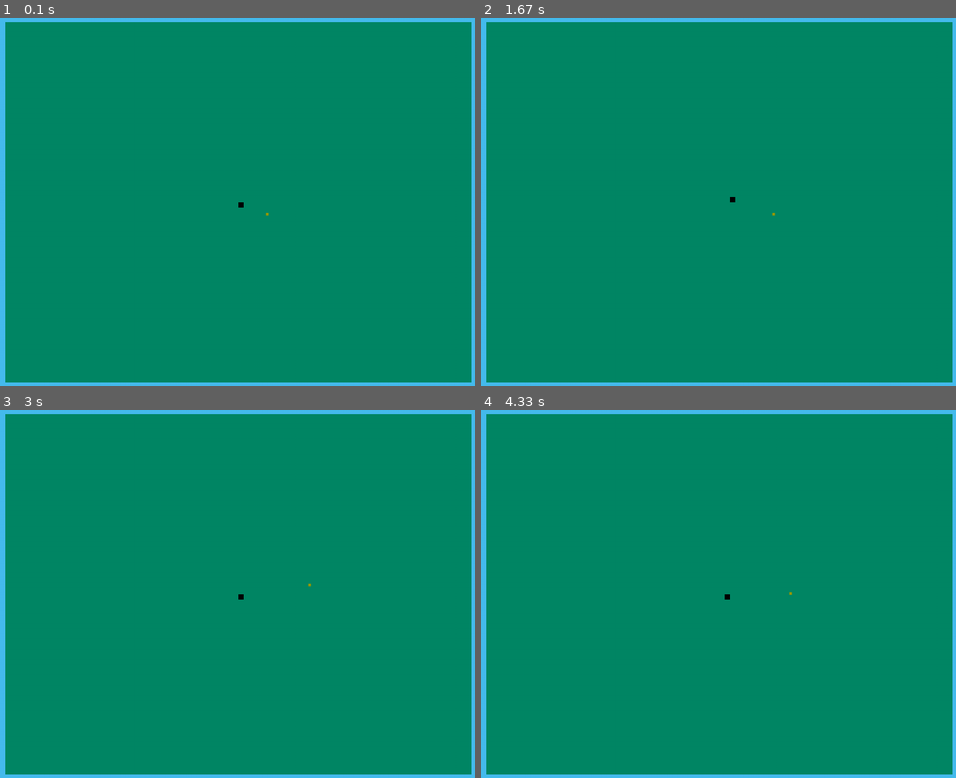
Above: before the commit, frames 1-4 (two rows, left to right).
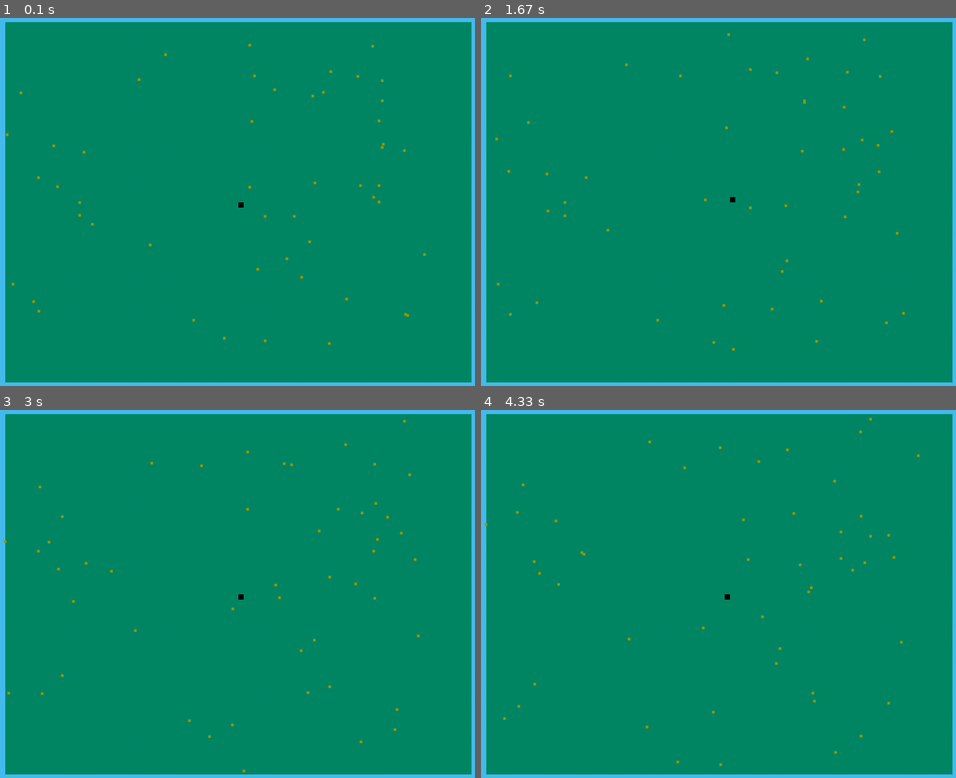
Above: after the commit, the same moments.

Repository: Kristiankaspersen/the-special-pygame
Game: pygame game, started from main.py
The game is run twice, just before and just after one commit, with the same random seed, the same clock (stepped at 60 frames per second) and the same inputs.
Inputs:
- Up to frame 1 (0.1 s): no input
- Up to frame 2 (1.67 s): hold D 0.33-0.8 s; hold W 0.83-1.13 s; hold D 1.17-1.63 s
- Up to frame 3 (3 s): hold A 1.67-2.2 s; hold S 2.23-2.53 s; hold A 2.57-2.97 s
- Up to frame 4 (4.33 s): hold W 3-3.37 s; hold D 3.4-4.03 s; hold S from 4.07 s (still down)

The runs differ from the first frame. In frame 1, 0.3% of the frame differs, in the area x 1-90%, y 7-89%; in frame 2, 0.3%; in frame 3, 0.3%; in frame 4, 0.3%, in the area x 0-93%, y 2-97%.

Commit message:
Fix Baboon class typo

Diff:
--- a/animal.py
+++ b/animal.py
@@ -33,13 +33,13 @@
 
 
 
-class Bamboo(Animal):
+class Baboon(Animal):
     all = []
     def __init__(self, x, y, speed, health, width, height):
         super().__init__(x, y, speed, health, width, height)
 
         Animal.all.append(self)
-        Bamboo.all.append(self)
+        Baboon.all.append(self)
 
 class Hippo(Animal):
     def __init__(self, x, y, speed, health, width, height):
--- a/main.py
+++ b/main.py
@@ -1,6 +1,6 @@
 import pygame
 import random
-from animal import Bamboo
+from animal import Baboon
 from animal import Animal
 from player import Player
 from island import Island
@@ -13,7 +13,7 @@
 width = 1000
 height = 800
 screen = pygame.display.set_mode((width, height))
-pygame.display.set_caption("The Bamboo Island")
+pygame.display.set_caption("The Baboon Island")
 
 islandX = 60
 islandY = 60
@@ -24,8 +24,8 @@
 player = Player("Geir", 5, 10, playerX, playerY, 10, 10)
 main_island = Island(islandX, islandY, width - islandX*2, height - islandY*2 )
 
-for x in range(1):
-    Bamboo(random.randint(main_island.x, main_island.width), random.randint(main_island.y, main_island.height), 4, 5, 5, 5)
+for x in range(50):
+    Baboon(random.randint(main_island.x, main_island.width), random.randint(main_island.y, main_island.height), 4, 5, 5, 5)
 
 running = True
 while running:
